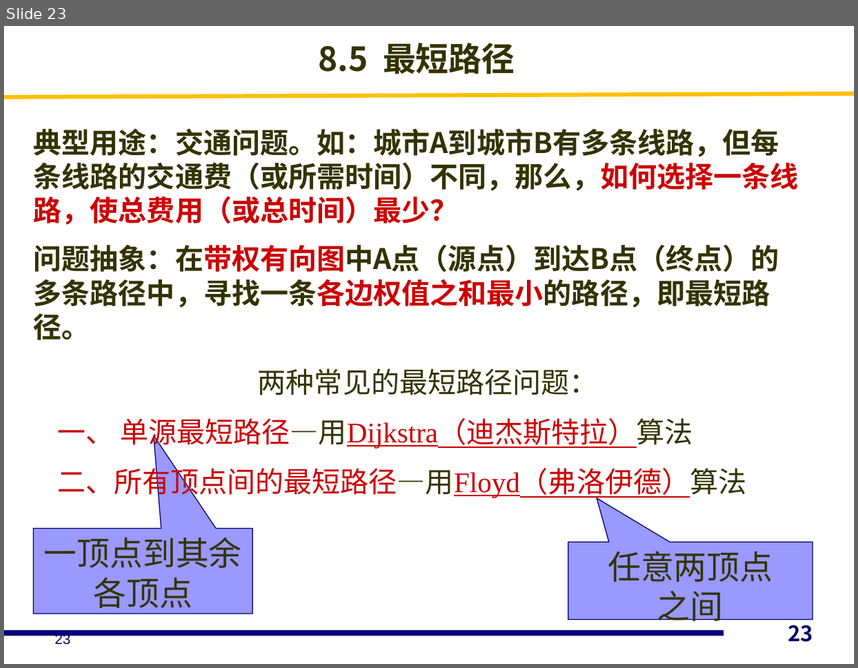
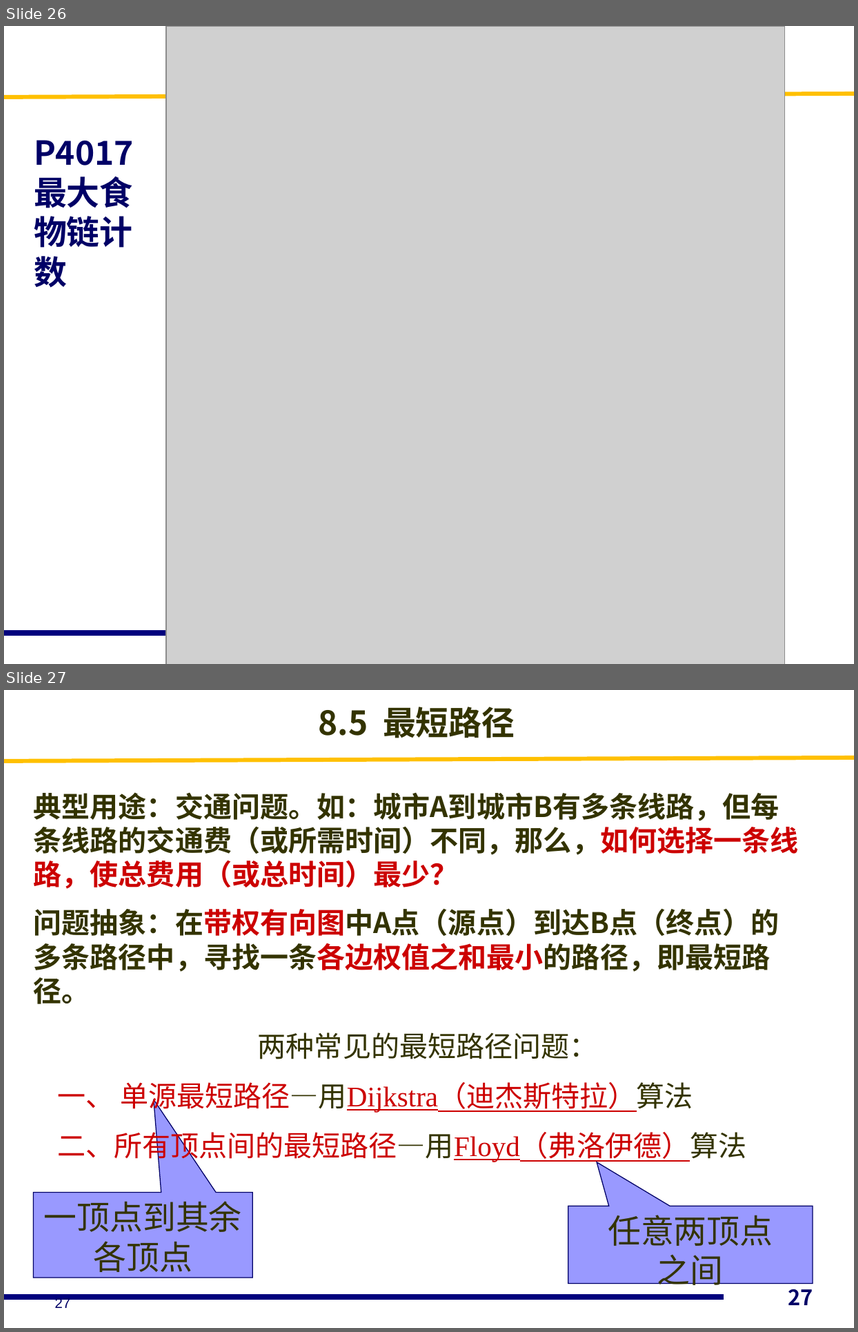
Before and after one commit to Adnios/Class, a slide deck: C++资料包/图.pptx. Shown one above the other, each under a label of ours: slide 23 before the commit, slides 26 and 27 after it. The pictures are 858x668 and 858x1332 pixels, drawn with LibreOffice and Linux fonts; fonts in the diff are those of the drawing; grey boxes stand for pictures. Boxes give left, top, right and bottom in pixels: in the first picture for what was removed or moved away, otherwise in the second. Text is boxed around its words. In the diff, an @@ line names an element or a change of style, - is before the commit and + after.

```diff
--- a/C++资料包/图.pptx
+++ b/C++资料包/图.pptx
@@ slide 26 added at box(4, 26, 854, 664), background #FFFFFF; not listed: 2 template elements that a slide beside it also shows @@
@@ picture added at box(166, 26, 785, 664) @@
@@ text added at box(34, 140, 134, 288), 28 pt, text #000066, bold @@
+P4017 最大食物链计数
@@ what was slide 23 is now slide 27 @@
@@ page number at box(788, 1283, 813, 1305): text changed @@
-23
+27
@@ page number at box(55, 1297, 71, 1308): text changed @@
-23
+27
```
Also in this commit, not shown: 3 other slides added, 6 other files.
